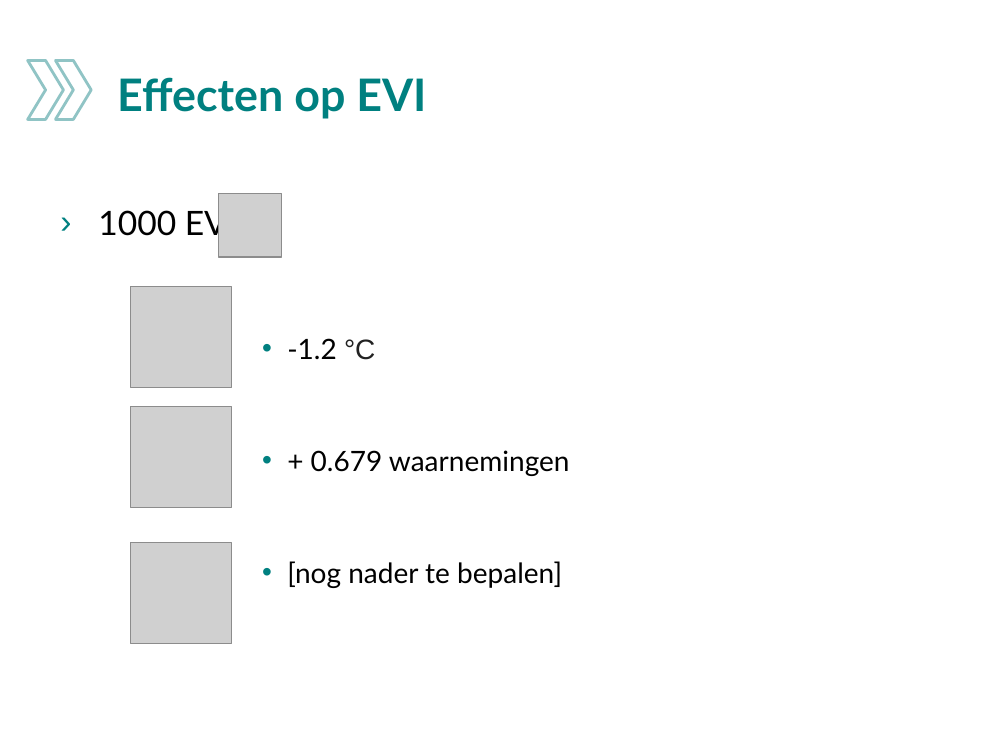
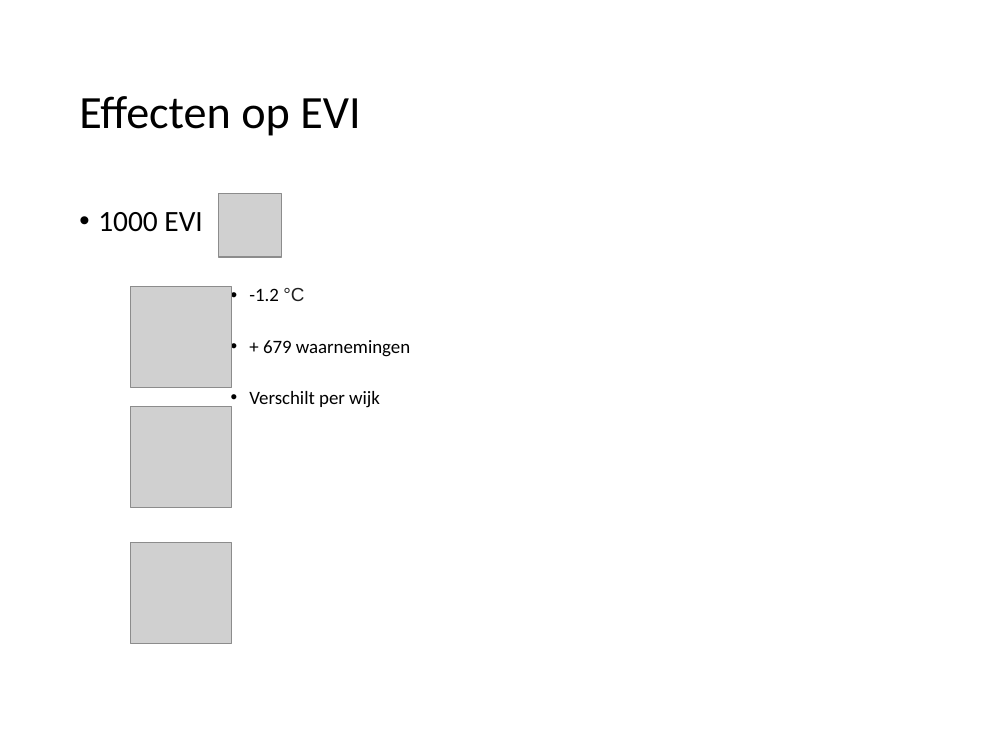
Before and after one commit to esquire900/hackaton-2020, a slide deck: slide 11 of presentatie.pptx. Drawn at 1008x756 pixels with LibreOffice and Linux fonts; fonts in the diff are those of the drawing; grey boxes stand for pictures; background and template pictures are left out. Boxes give left, top, right and bottom in pixels: in the first picture for what was removed or moved away, otherwise in the second. Text is boxed around its words. In the diff, an @@ line names an element or a change of style, - is before the commit and + after.

```diff
--- a/presentatie.pptx
+++ b/presentatie.pptx
@@ title "Effecten op EVI": place and size @@
-title "Effecten op EVI" at [117, 77, 426, 119]
+title "Effecten op EVI" at [79, 96, 360, 136]
@@ title "Effecten op EVI" at [79, 96, 360, 136]: size 32 to 33 pt, font Lato to Calibri, text colour #008080 to #000000, bold off; line spacing 1 to 0.9 @@
@@ chevron removed at [28, 60, 64, 119] @@
@@ chevron removed at [55, 60, 91, 119] @@
@@ text at [98, 212, 304, 301]: size 24 to 21 pt in "1000 EVI"; font Lato to Calibri in "1000 EVI", "-1.2"; size 20 to 13.5 pt in "-1.2 °C"; bullet › to •; line spacing 1.5 to 0.9; more space between paragraphs; indent changed @@
@@ text at [249, 340, 410, 408]: text changed; size 20 to 13.5 pt; font Lato to Calibri @@
-        • + 0.679 waarnemingen
-        • [nog nader te bepalen]
+        • + 679 waarnemingen
+        • Verschilt per wijk
```
Also in this commit, not shown: 12 other slides changed, 1 slide added, 2 slides removed, 2 other files.
